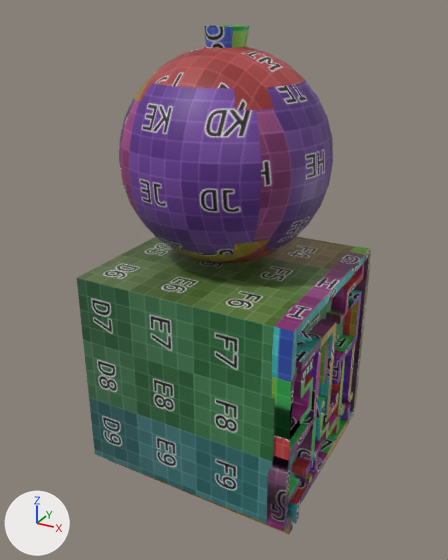
A saved change to the FBX model Gamejam2023/Assets/Gamejam/Prefabs/Rooms/Assets/Cube_Fish.fbx.
Rendered twice from a camera (50 mm lens) standing at (12.1, -58.6, 61.5) and looking at (-20.0, -0.3, 32.4). Arrows for +X, +Y and +Z are at lower left; the lights stay in place. Where no turn or scale is listed for an object, it has been applied to the vertices.

The first picture shows 'Cube_Fish'.
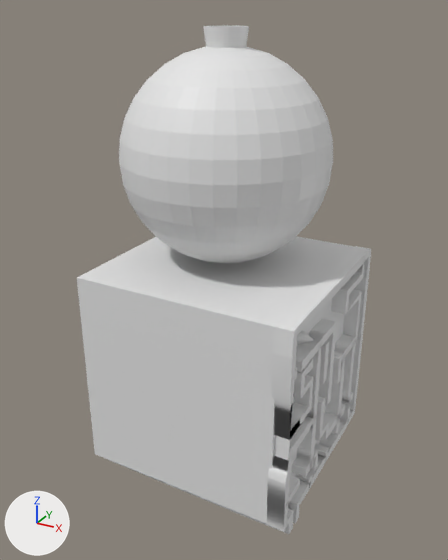
Changed parts and their boxes [x1, y1, x2, y2] in the pictures (448 x 560 px; the box of a moved part takes in the faces that stretch with it):
part 1 of me_cube_007, moved or reshaped
    before: [237, 311, 346, 534]
    after: [237, 444, 329, 534]
part 2 of me_cube_007, recoloured
    both: [109, 236, 371, 531]
part 3 of me_cube_007, recoloured (green to grey)
    both: [77, 237, 354, 524]
part 4 of me_cube_007, recoloured (purple to white)
    both: [119, 25, 333, 263]

The change, as a diff of the scene's bpy script:
```diff
--- a/Gamejam2023/Assets/Gamejam/Prefabs/Rooms/Assets/Cube_Fish.fbx.py
+++ b/Gamejam2023/Assets/Gamejam/Prefabs/Rooms/Assets/Cube_Fish.fbx.py
@@ me_cube_007 @@
 # used by ob_cube_fish; location = (0.0, 0.0, 0.0)
-me_cube_007.from_pydata(...)  # 1432 vertices, 1366 faces; spans x -32.7..-5.8, y -11.9..13.7, z 8.1..59.8
+me_cube_007.from_pydata(...)  # 1425 vertices, 1354 faces; spans x -32.7..-5.8, y -11.9..13.7, z 8.1..59.8
+# me_cube_007 part 1
+# 18 vertices are removed from x -8.7..-6.4, y -11.1..4.0, z 11.0..30.0
+# 37 faces are deleted
+# 11 vertices are added at x -8.4..-6.4, y -10.5..1.8, z 10.4..14.5
+# 25 new faces join them
+# me_cube_007 part 2: 620 faces spanning x -32.3..-5.8, y -11.9..12.6, z 8.5..34.7 switch from mat_cube_fish_wall (picture img_uvs_png) to no material
+# me_cube_007 part 3: 165 faces spanning x -32.1..-8.1, y -11.7..12.3, z 10.4..46.8 switch from mat_cube_fish_floor (picture img_uvs_png) to no material
+# me_cube_007 part 4: 544 faces spanning x -32.7..-9.1, y -9.9..13.7, z 33.6..59.8 switch from mat_cube_fish (picture img_uvs_png) to no material
```
